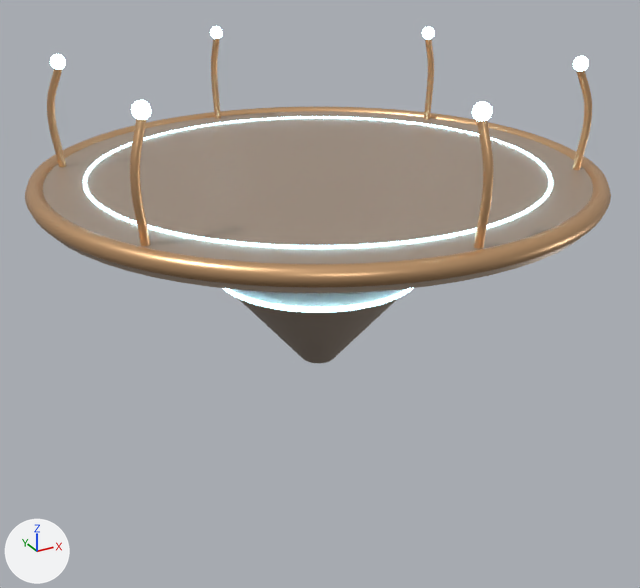
Renders of the OBJ model Zeki.Verdornt/assets/models/ausguck.obj from each side of a commit.
Rendered twice from a camera (50 mm lens) standing at (-27.5, -50.2, 15.9) and looking at (-0.1, -0.5, -8.9). Every picture has the same lights, and +X, +Y and +Z are marked at lower left. The first picture is the older version. Where no turn or scale is listed for an object, it has been applied to the vertices. Vertices at exactly the same position are counted once.

In view in the first picture: 'Ausguck'.
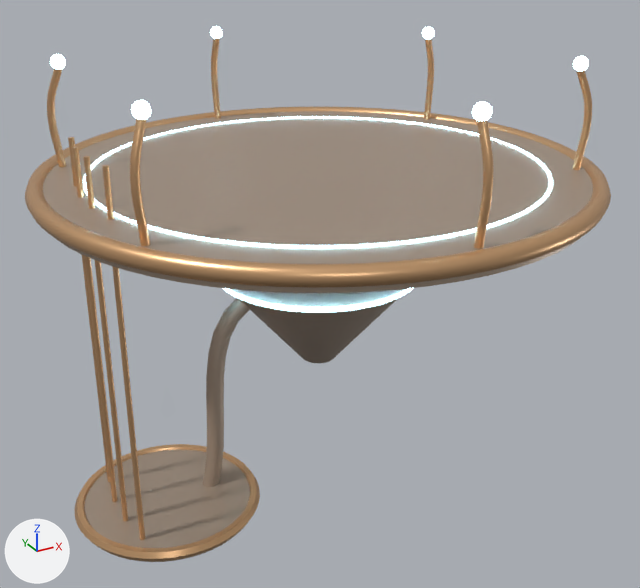
What differs and where, as boxes [x1, y1, x2, y2] in the pictures (640 x 588 px):
'Ausguck', reshaped (59% taller): before [25, 26, 611, 363]; after [25, 26, 611, 562]
part 1 of me_ausguck, added (beige): after [84, 449, 250, 562]
part 2 of me_ausguck, added (beige): after [75, 444, 260, 561]
part 3 of me_ausguck, added (beige): after [202, 298, 250, 487]
part 4 of me_ausguck, added: after [68, 137, 110, 482]
part 5 of me_ausguck, added: after [72, 146, 117, 502]
part 6 of me_ausguck, added: after [83, 156, 128, 521]
part 7 of me_ausguck, added: after [102, 165, 145, 540]

Edits to the bpy script that builds the scene:
```text
Change me_ausguck:
    used by ob_ausguck; location = (0.0, 0.0, 0.0)
    remove me_ausguck.from_pydata(...)  # 3836 vertices, 7616 faces; spans x -18.6..18.6, y -18.6..18.6, z -14.0..7.3
    add me_ausguck.from_pydata(...)  # 5096 vertices, 10112 faces; spans x -18.6..18.6, y -18.6..18.6, z -23.0..7.3
    me_ausguck part 1: a new loose piece, a 48-sided cylinder along z spanning x -18.0..-6.0, y -6.0..6.0, z -22.8..-22.0, in mat_nomaihuelle (beige #b5a290)
    me_ausguck part 2: a new loose piece of 384 vertices spanning x -18.4..-5.6, y -6.4..6.4, z -22.5..-21.9, in mat_nomaikupfer (beige #ddaf81)
    me_ausguck part 3: a new loose piece of 252 vertices spanning x -9.6..-0.5, y -0.6..0.6, z -23.0..-7.4, in mat_nomaihuelle (beige #b5a290)
    me_ausguck part 4: a new loose piece of 132 vertices spanning x -15.3..-14.9, y 3.4..3.8, z -22.0..3.0, in mat_nomaikupfer (beige #ddaf81)
    me_ausguck part 5: a new loose piece of 132 vertices spanning x -15.6..-15.3, y 1.0..1.4, z -22.0..3.0, in mat_nomaikupfer (beige #ddaf81)
    me_ausguck part 6: a new loose piece of 132 vertices spanning x -15.6..-15.3, y -1.4..-1.0, z -22.0..3.0, in mat_nomaikupfer (beige #ddaf81)
    me_ausguck part 7: a new loose piece of 132 vertices spanning x -15.3..-14.9, y -3.8..-3.4, z -22.0..3.0, in mat_nomaikupfer (beige #ddaf81)
```
